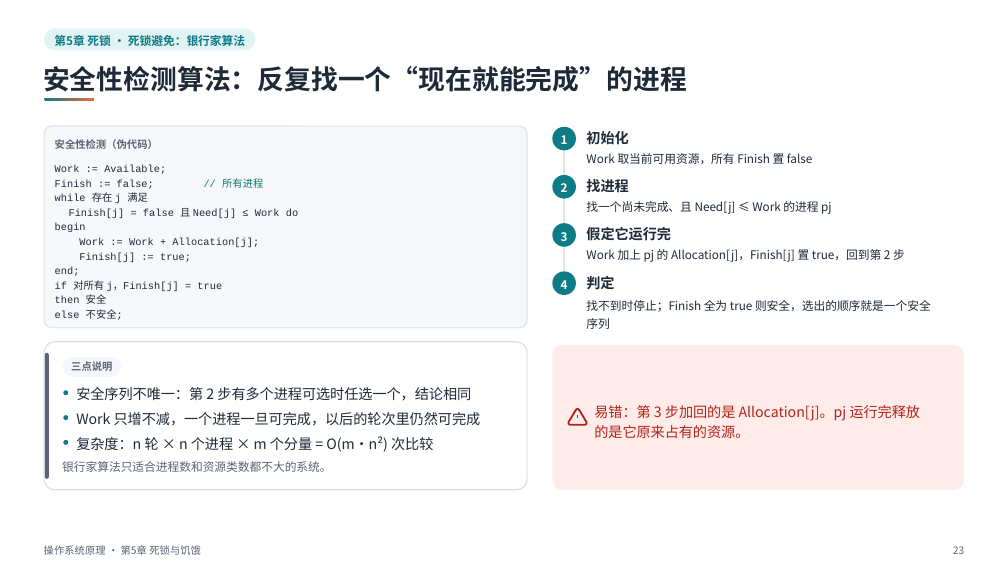
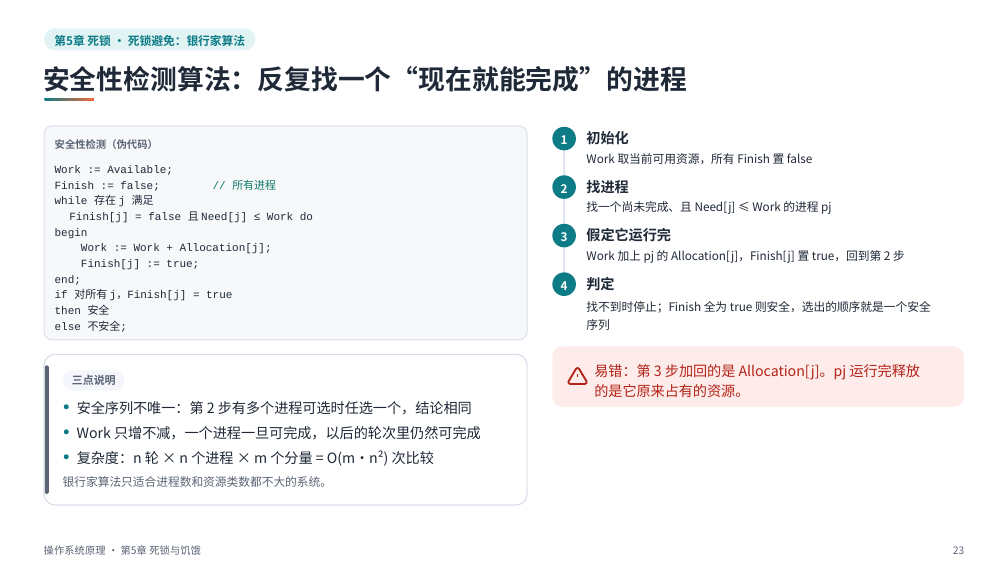
Before and after one commit to sweetcornna/JLU-remake, a slide deck: slide 23 of 大二下/操作系统原理/重制版PPT/第5章 死锁与饥饿（重制版）.pptx. Drawn at 1008x567 pixels with LibreOffice and Linux fonts; fonts in the diff are those of the drawing. Boxes give left, top, right and bottom in pixels: in the first picture for what was removed or moved away, otherwise in the second. Text is boxed around its words. In the diff, an @@ line names an element or a change of style, - is before the commit and + after.

Commit message:
五份讲义版面收尾，微积分 AⅡ 笔记配上原资料里仅有的 3 张图
讲义：操作系统第 2、5 章，软件设计模式 13 建造者、26 代理，软件工程第 2 章。代理模式论坛权限的类图按源课件改正，Client 的关联线应指向 PermissionProxy。死锁一章补了三个进程「先于」关系成环的图。

微积分 AⅡ 的作业和历年题答案几乎全是文字和公式，只找到 3 张图，用在 3 篇笔记里。其余积分区域和立体图原资料里都没有，没有补画。

```diff
--- a/大二下/操作系统原理/重制版PPT/第5章 死锁与饥饿（重制版）.pptx
+++ b/大二下/操作系统原理/重制版PPT/第5章 死锁与饥饿（重制版）.pptx
@@ rounded rectangle: place and size @@
-rounded rectangle at <box>44,126,527,328</box>
+rounded rectangle at <box>44,126,527,340</box>
@@ text "Work := Available; Finish := ..." at <box>55,165,313,332</box>: size 9.8 to 10.5 pt; line spacing 13.9pt to 14.9pt @@
@@ proportions changed in 3 elements at <box>44,126,527,340</box>, <box>44,355,527,505</box>, <box>553,346,964,407</box> @@
@@ rounded rectangle: place and size @@
-rounded rectangle at <box>553,345,964,490</box>
+rounded rectangle at <box>553,346,964,407</box>
@@ rounded rectangle: place and size @@
-rounded rectangle at <box>45,353,48,479</box>
+rounded rectangle at <box>45,365,48,494</box>
@@ 4 texts, 3 ellipses, 2 rounded rectangles: place and size @@
-4 texts, 3 ellipses, 2 rounded rectangles at <box>44,342,527,490</box>
+4 texts, 3 ellipses, 2 rounded rectangles at <box>44,355,527,505</box>
@@ text "三点说明": place and size @@
-text "三点说明" at <box>71,361,112,371</box>
+text "三点说明" at <box>72,374,116,385</box>
@@ text "三点说明" at <box>72,374,116,385</box>: size 9.8 to 10.5 pt @@
@@ 3 freeform shapes, 1 text: place and size @@
-3 freeform shapes, 1 text at <box>569,405,921,438</box>
+3 freeform shapes, 1 text at <box>569,364,921,397</box>
```
Also in this commit, not shown: 17 other slides changed, 11 other files.
